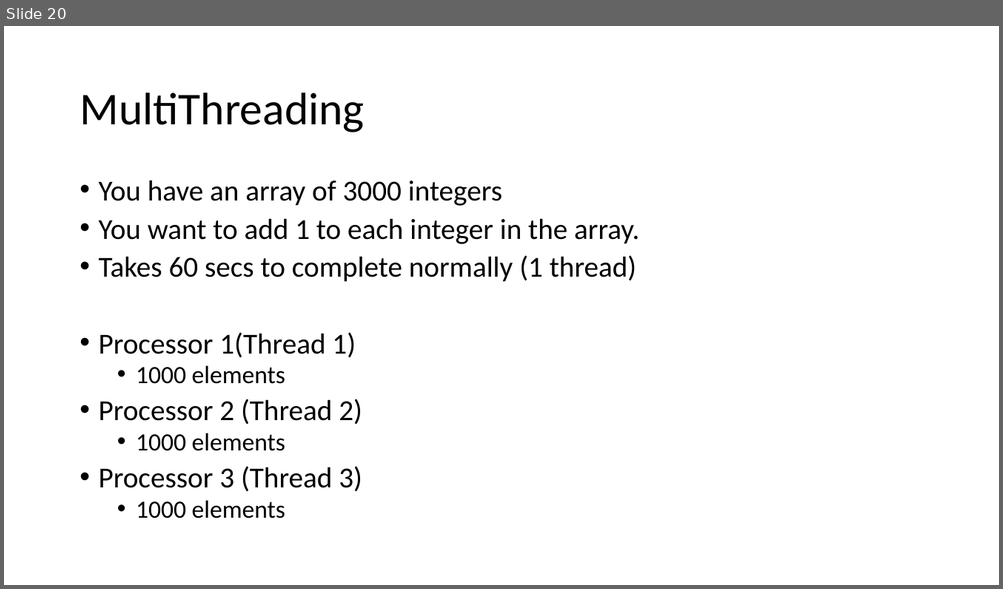
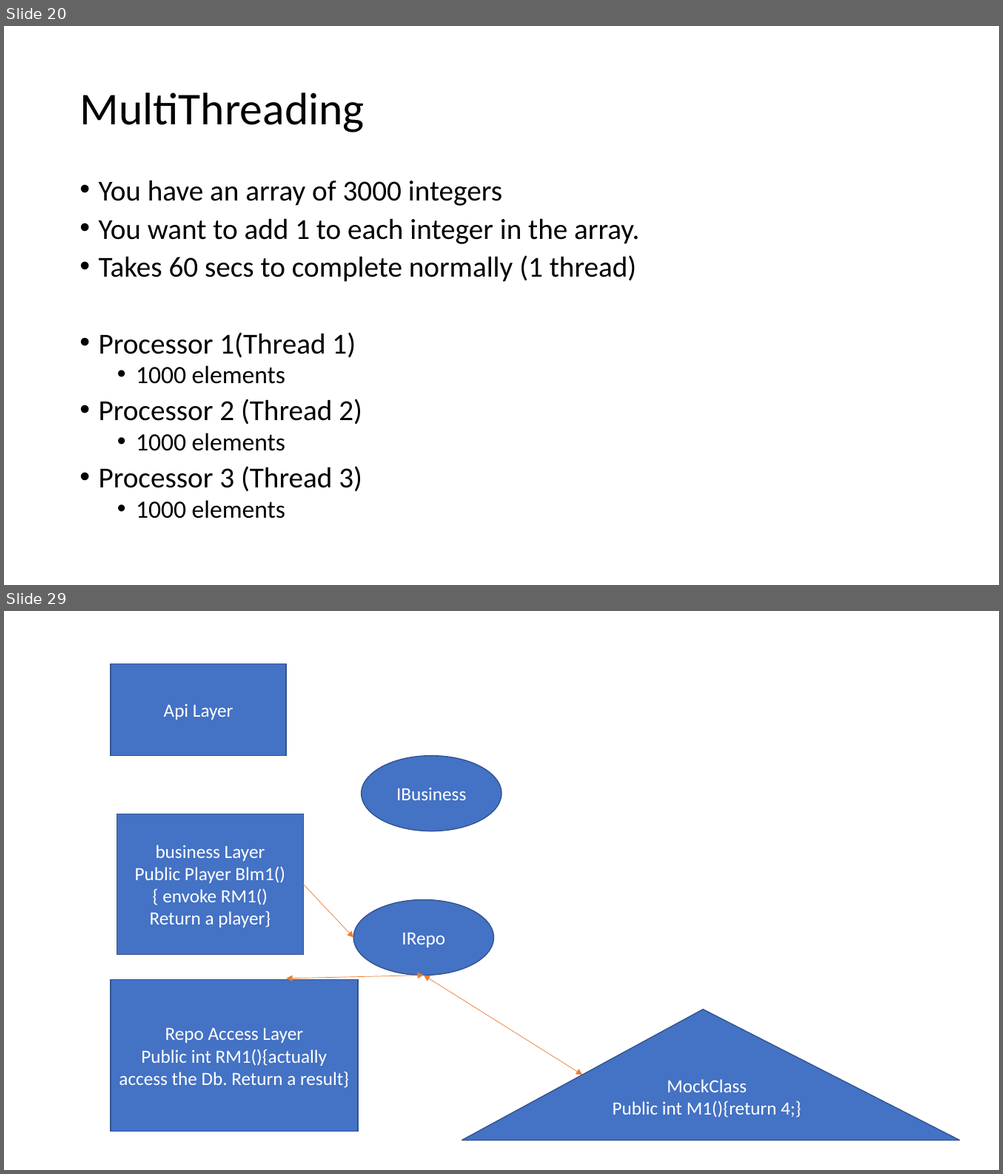
Before and after one commit to 071822-dotnet-ext-batch-org/071822-dotnet-ext-batch-repo, a slide deck: MarkDrawrings.pptx. Shown one above the other, each under a label of ours: slide 20 before the commit, slides 20 and 29 after it; the slides between them are not shown. The pictures are 1003x589 and 1003x1174 pixels, drawn with LibreOffice and Linux fonts; fonts in the diff are those of the drawing. Boxes give left, top, right and bottom in pixels: in the first picture for what was removed or moved away, otherwise in the second. Text is boxed around its words. In the diff, an @@ line names an element or a change of style, - is before the commit and + after.

```diff
--- a/MarkDrawrings.pptx
+++ b/MarkDrawrings.pptx
@@ slide 29 added at <box>4,611,999,1170</box>, background #FFFFFF @@
@@ rectangle added at <box>111,664,286,756</box>, fill #4472C4, outline #325491 1 pt, 18 pt, text #FFFFFF @@
+Api Layer
@@ ellipse added at <box>361,756,502,831</box>, fill #4472C4, outline #325491 1 pt, 18 pt, text #FFFFFF @@
+IBusiness
@@ rectangle added at <box>116,815,303,955</box>, fill #4472C4, outline #325491 1 pt, 18 pt, text #FFFFFF @@
+business Layer
+Public Player Blm1(){ envoke RM1()
+Return a player}
@@ arrow added from (303, 885) to (353, 938), #ED7D31 0.5 pt @@
@@ ellipse added at <box>353,900,493,975</box>, fill #4472C4, outline #325491 1 pt, 18 pt, text #FFFFFF @@
+IRepo
@@ rectangle added at <box>111,980,358,1132</box>, fill #4472C4, outline #325491 1 pt, 18 pt, text #FFFFFF @@
+Repo Access Layer
+Public int RM1(){actually access the Db. Return a result}
@@ double arrow added from (286, 979) to (424, 976), #ED7D31 0.5 pt @@
@@ double arrow added from (582, 1075) to (424, 976), #ED7D31 0.5 pt @@
@@ triangle added at <box>462,1009,960,1141</box>, fill #4472C4, outline #325491 1 pt, 18 pt, text #FFFFFF @@
+MockClass
+Public int M1(){return 4;}
```
Also in this commit, not shown: 1 slide changed, 1 other slide added, 11 other files.
